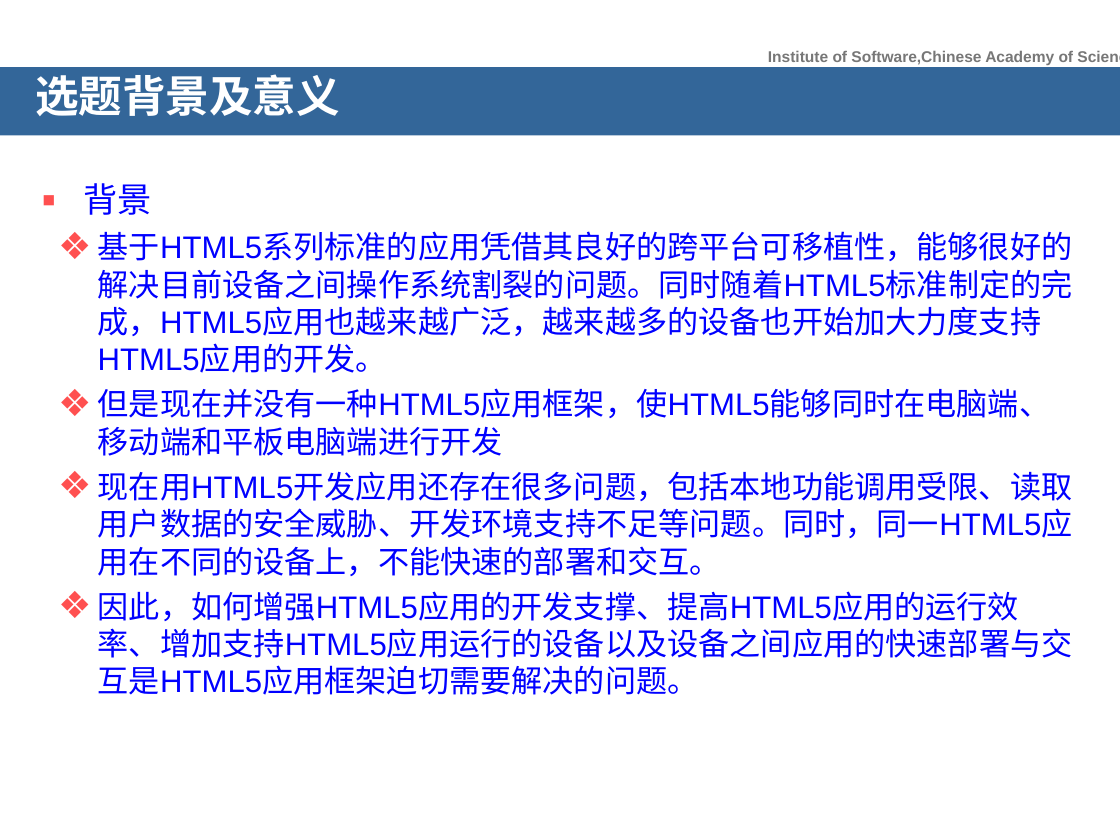
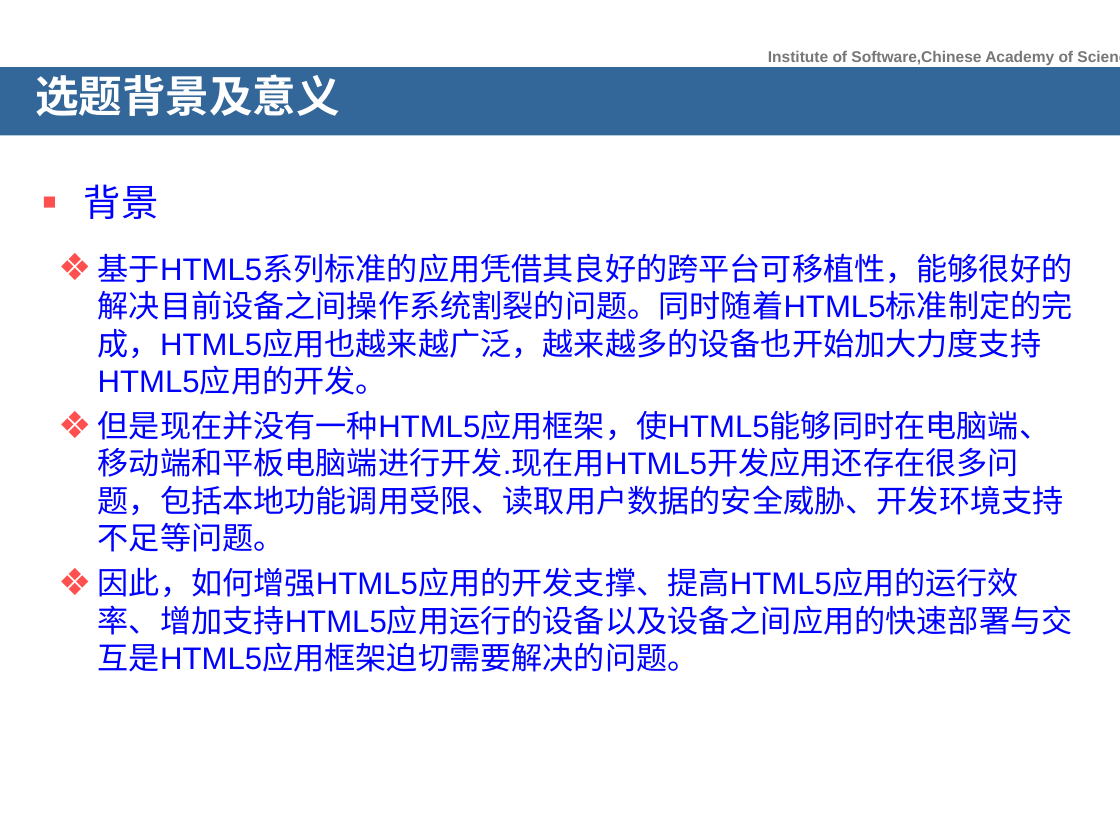
Before and after one commit to songxiaoyuan/MyOrdinaryFiles, a slide deck: slide 5 of 开题报告/开题报告_宋小远.ppt. Drawn at 1120x840 pixels with LibreOffice and Linux fonts; fonts in the diff are those of the drawing; background and template pictures are left out. Boxes give left, top, right and bottom in pixels: in the first picture for what was removed or moved away, otherwise in the second. Text is boxed around its words. In the diff, an @@ line names an element or a change of style, - is before the commit and + after.

```diff
--- a/开题报告/开题报告_宋小远.ppt
+++ b/开题报告/开题报告_宋小远.ppt
@@ text at bbox=[84, 184, 159, 219]: size 22 to 24 pt in "背景" @@
@@ text at bbox=[98, 410, 1064, 552]: text changed @@
-  ❖ 但是现在并没有一种HTML5应用框架，使HTML5能够同时在电脑端、移动端和平板电脑端进行开发
-  ❖ 现在用HTML5开发应用还存在很多问题，包括本地功能调用受限、读取用户数据的安全威胁、开发环境支持不足等问题。同时，同一HTML5应用在不同的设备上，不能快速的部署和交互。
+  ❖ 但是现在并没有一种HTML5应用框架，使HTML5能够同时在电脑端、移动端和平板电脑端进行开发.现在用HTML5开发应用还存在很多问题，包括本地功能调用受限、读取用户数据的安全威胁、开发环境支持不足等问题。
```
Also in this commit, not shown: 7 other slides changed, 12 slides added, 12 slides removed, 15 other files.
